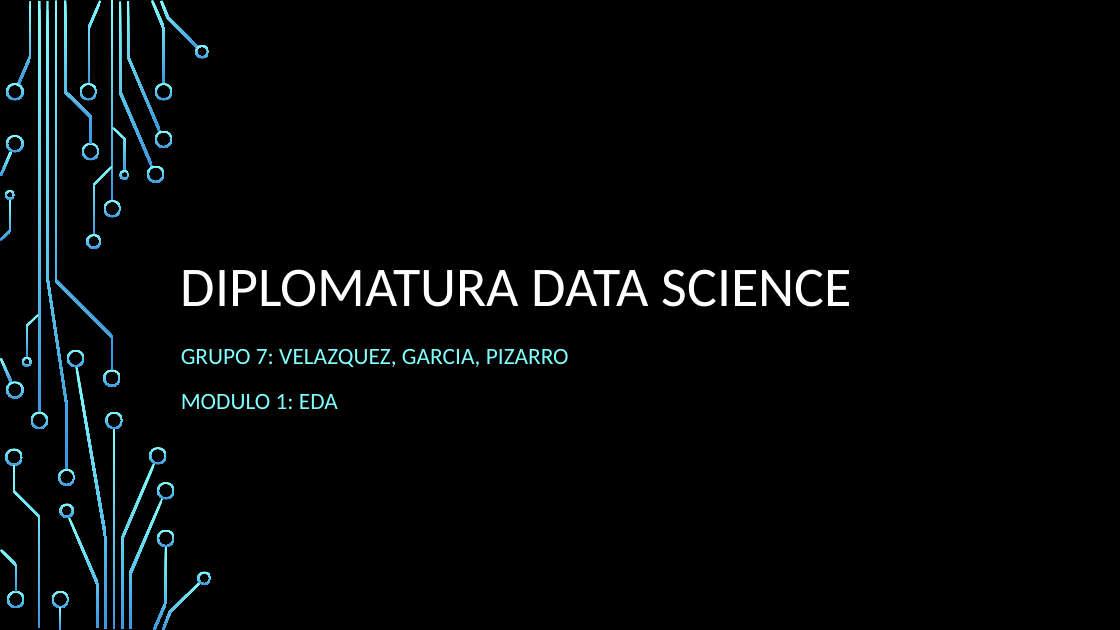
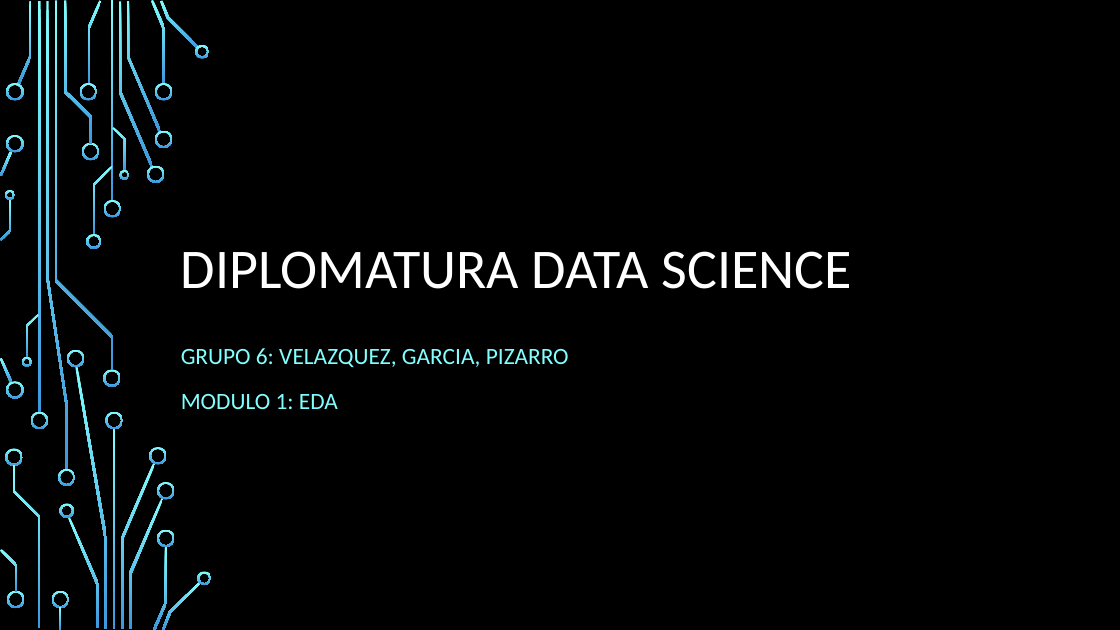
Before and after one commit to maurigarcia88/DiploDataScienceG7, a slide deck: slide 1 of Common/2_Cohorte_G7.pptx. Drawn at 1120x630 pixels with LibreOffice and Linux fonts; fonts in the diff are those of the drawing; background and template pictures are left out. Boxes give left, top, right and bottom in pixels: in the first picture for what was removed or moved away, otherwise in the second. Text is boxed around its words. In the diff, an @@ line names an element or a change of style, - is before the commit and + after.

```diff
--- a/Common/2_Cohorte_G7.pptx
+++ b/Common/2_Cohorte_G7.pptx
@@ title "DIPLOMATURA DATA SCIENCE" moved from (x1=181, y1=269, x2=851, y2=307) to (x1=181, y1=251, x2=851, y2=289) @@
@@ subtitle at (x1=181, y1=348, x2=569, y2=367): text changed @@
-GRUPO 7: VELAZQUEZ, GARCIA, PIZARRO
+GRUPO 6: VELAZQUEZ, GARCIA, PIZARRO
```
Also in this commit, not shown: 8 other slides changed, 9 slides added, 1 slide removed.
